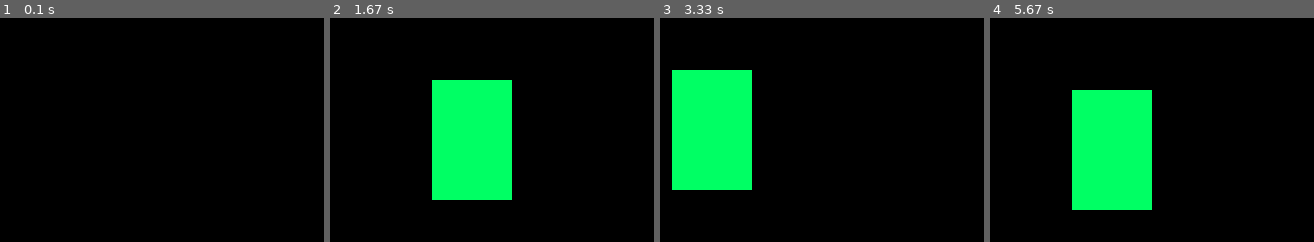
Above: before the commit, frames 1-4 (left to right).
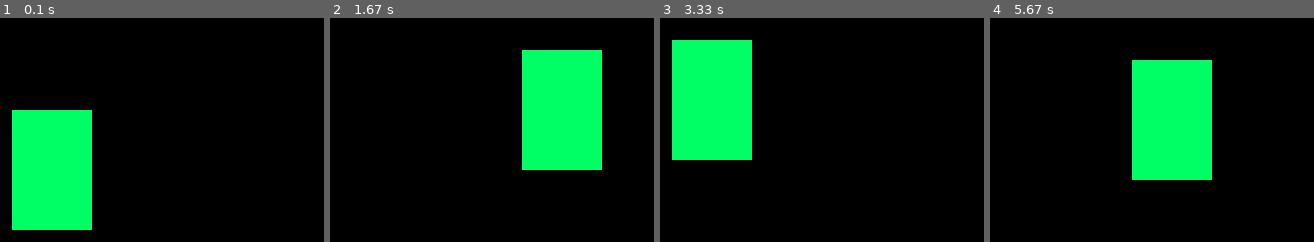
Above: after the commit, the same moments.

Repository: Astrol99/pygame_experimenting
Game: pygame game, started from first_game/blobGame.py
Two runs of this game, one before a commit and one after it. Both use one fixed random seed, a clock stepped at 60 frames per second and the inputs below.
Inputs:
- Up to frame 1 (0.1 s): no input
- Up to frame 2 (1.67 s): hold Right 0.33-0.8 s; hold Up 0.83-1.13 s; hold Right 1.17-1.63 s
- Up to frame 3 (3.33 s): hold Left 1.67-2.2 s; hold Down 2.23-2.53 s; hold Left 2.57-2.97 s; hold Up from 3 s (still down)
- Up to frame 4 (5.67 s): release Up at 3.37 s; hold Right 3.4-4.03 s; hold Down 4.07-4.43 s; hold Left 4.47-4.93 s; hold Right 4.97-5.43 s; hold Up from 5.47 s (still down)

The runs differ from the first frame. In frame 1, 13% of the frame differs, in the area x 3-29%, y 41-95%; in frame 2, 26%, in the area x 31-84%, y 14-82%; in frame 3, 6.6%; in frame 4, 21%.

Commit message:
Add user restriction to not go over border

Diff:
--- a/first_game/blobGame.py
+++ b/first_game/blobGame.py
@@ -1,7 +1,9 @@
 import pygame
 pygame.init()   # Function that starts lib
 
-win = pygame.display.set_mode((500,500))    # Window resolution
+resolution = [500,500]  # Resolution of screen
+
+win = pygame.display.set_mode((resolution[0],resolution[1]))    # Set window resolution
 pygame.display.set_caption("Blob Game")     # Set title of game window (top left)
 
 # Positions of object
@@ -16,7 +18,7 @@
 
 run = True
 while run:
-    pygame.time.delay(100) # Make things run a bit slower so it doesn't run too fast (in miliseconds)
+    pygame.time.delay(50) # Make things run a bit slower so it doesn't run too fast (in miliseconds)
 
     # Gets all event that pygame gets from user
     for event in pygame.event.get():
@@ -27,13 +29,13 @@
     keys = pygame.key.get_pressed()     # Gets all keys pressed and stores it into a list
 
     # If these key arrows are moved, update position of object
-    if keys[pygame.K_LEFT]:
+    if keys[pygame.K_LEFT] and x > vel: # Restrictions for shape so it doesn't get over window
         x -= vel
-    if keys[pygame.K_RIGHT]:
+    if keys[pygame.K_RIGHT] and x < resolution[0] - width - vel:
         x += vel
-    if keys[pygame.K_UP]:
+    if keys[pygame.K_UP] and y > vel:
         y -= vel
-    if keys[pygame.K_DOWN]:
+    if keys[pygame.K_DOWN] and y < resolution[1] - height - vel:
         y += vel
 
     win.fill((0,0,0))   # Fill screen before drawing another one to not create a mess
